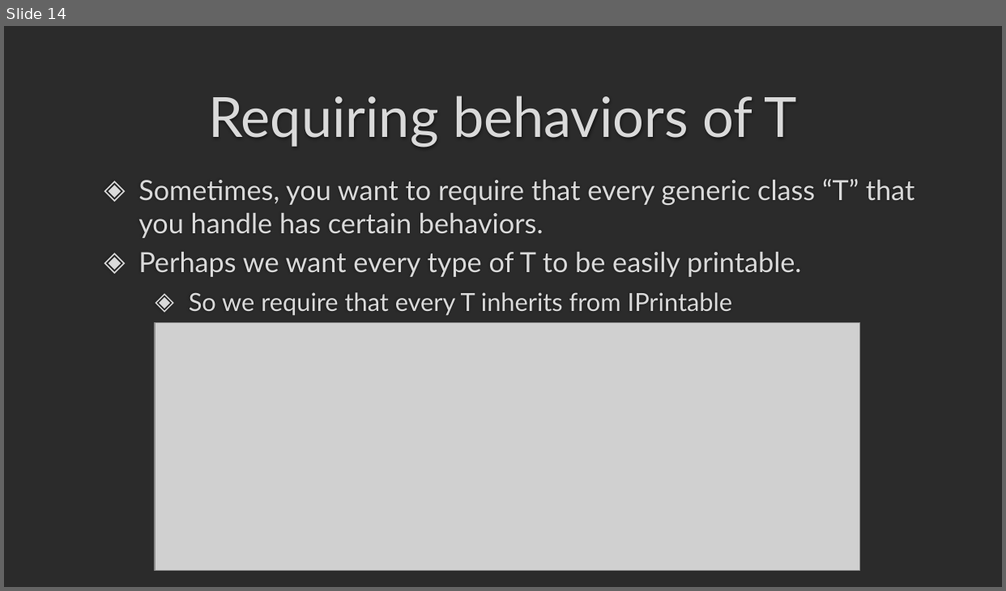
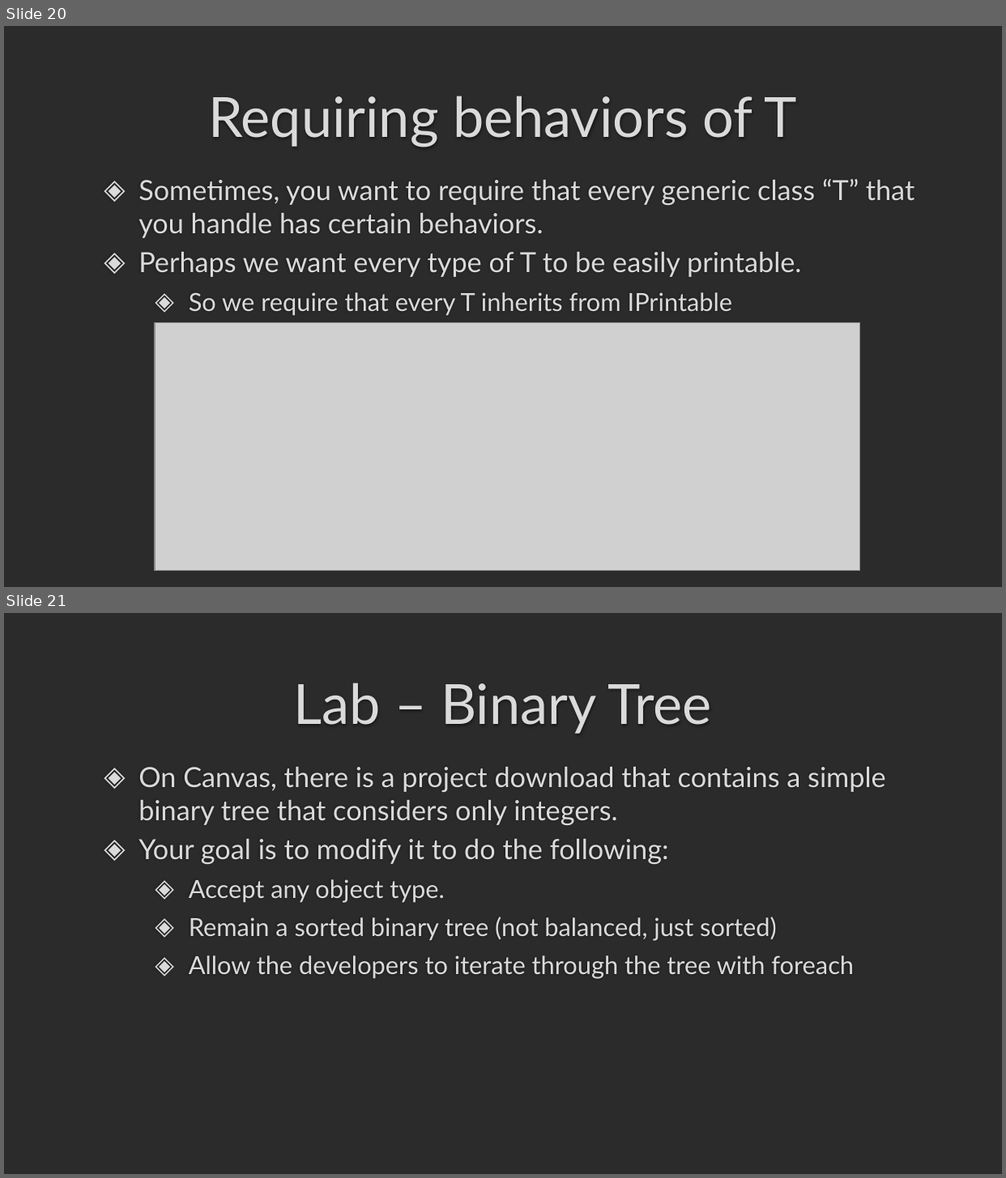
Before and after one commit to darrare/CS-3020, a slide deck: Documents/Powerpoints/4.0 Generic Classes and Interfaces.pptx. Shown one above the other, each under a label of ours: slide 14 before the commit, slides 20 and 21 after it. The pictures are 1006x591 and 1006x1178 pixels, drawn with LibreOffice and Linux fonts; fonts in the diff are those of the drawing; grey boxes stand for pictures; background and template pictures are left out; a plain dark background stands for a picture behind light text. Boxes give left, top, right and bottom in pixels: in the first picture for what was removed or moved away, otherwise in the second. Text is boxed around its words. In the diff, an @@ line names an element or a change of style, - is before the commit and + after.

```diff
--- a/Documents/Powerpoints/4.0 Generic Classes and Interfaces.pptx
+++ b/Documents/Powerpoints/4.0 Generic Classes and Interfaces.pptx
@@ slide 21 added at [4, 613, 1002, 1174], background picture (left out) @@
@@ title added at [293, 683, 712, 734], 40 pt, text #DADADA @@
+Lab – Binary Tree
@@ text added at [138, 767, 886, 979], 20 pt, text #DADADA @@
+◈ On Canvas, there is a project download that contains a simple binary tree that considers only integers.
+◈ Your goal is to modify it to do the following:
+  ◈ Accept any object type.
+  ◈ Remain a sorted binary tree (not balanced, just sorted)
+  ◈ Allow the developers to iterate through the tree with foreach
@@ what was slide 14 is now slide 20 @@
```
Also in this commit, not shown: 2 slides changed, 7 other slides added, 2 slides removed, 1 other file.
